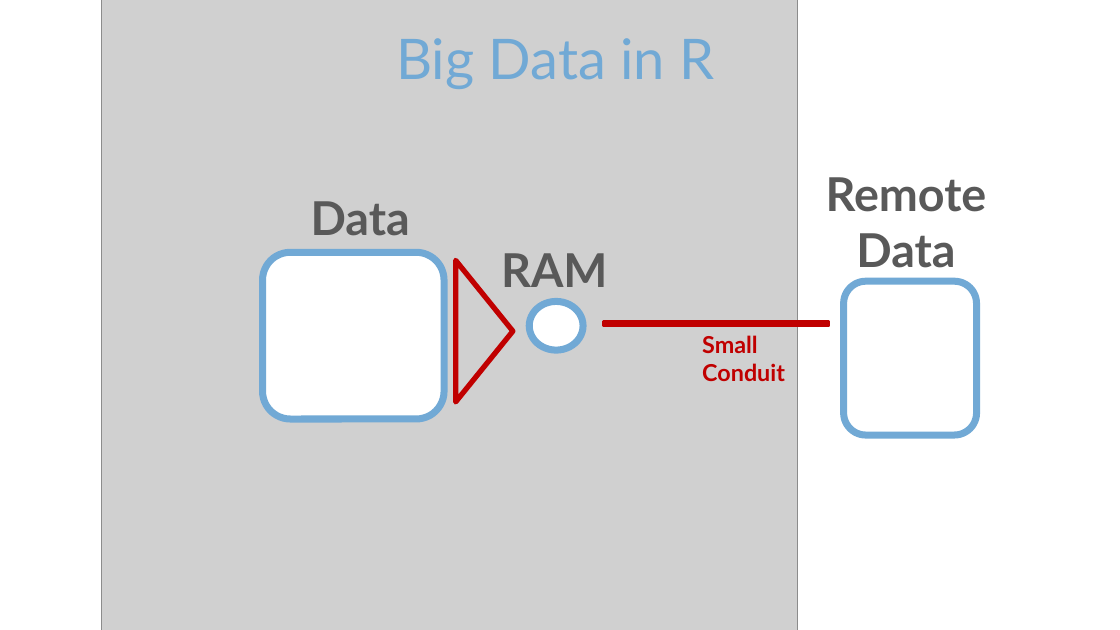
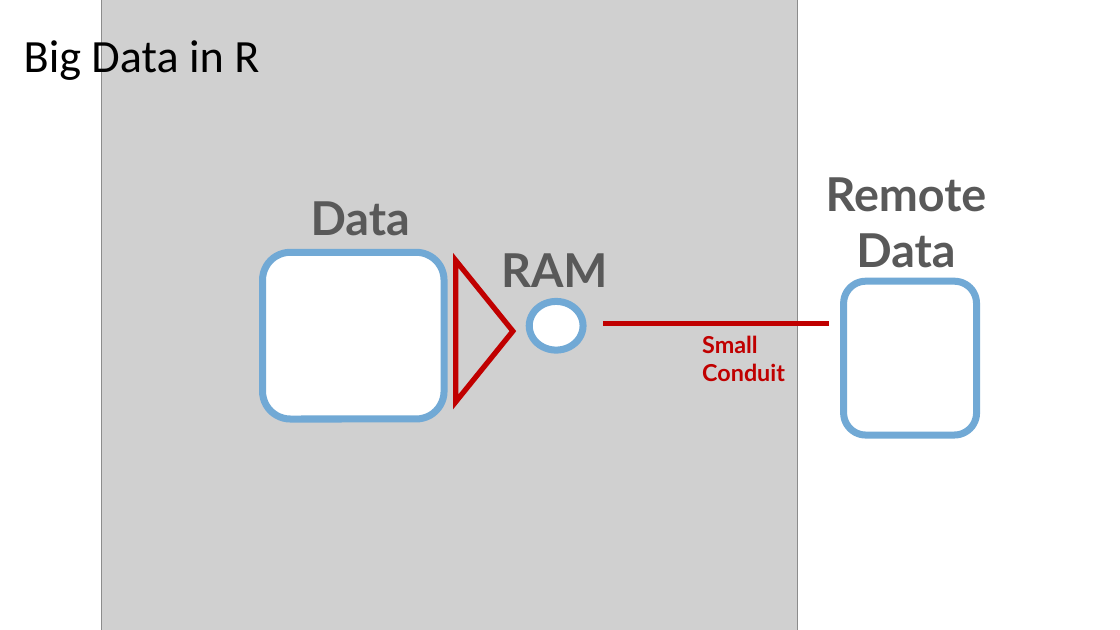
Before and after one commit to blairj09/odbc-webinar, a slide deck: slide 10 of odbc-with-r-overview.pptx. Drawn at 1120x630 pixels with LibreOffice and Linux fonts; fonts in the diff are those of the drawing; grey boxes stand for pictures; background and template pictures are left out. Boxes give left, top, right and bottom in pixels: in the first picture for what was removed or moved away, otherwise in the second. Text is boxed around its words. In the diff, an @@ line names an element or a change of style, - is before the commit and + after.

Commit message:
Update slide deck theme

```diff
--- a/odbc-with-r-overview.pptx
+++ b/odbc-with-r-overview.pptx
@@ title "Big Data in R" at bbox=[24, 34, 259, 84]: size 48 to 39.6 pt, font Lato to Calibri, text colour #71A9D5 to #000000; alignment centre to left; line spacing 1 to 0.9 @@
```
Also in this commit, not shown: 24 other slides changed.
